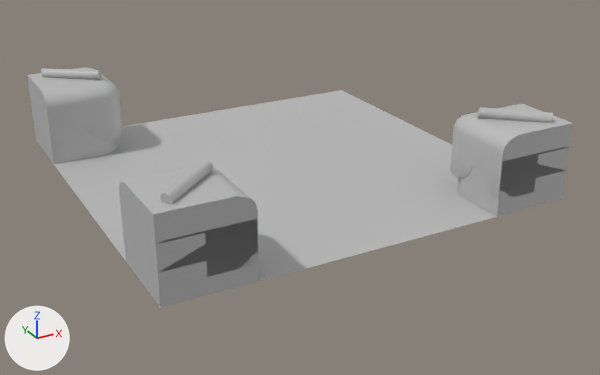
A saved change to the FBX model Assets/3_Scena 3D/Meshes/Tiles/SM_Tile_Tips_L.fbx.
One viewpoint serves both versions: a camera (50 mm lens) standing at (-0.0408, -0.2099, 0.0442) and looking at (0.001, -0.1337, 0.0062). Every picture has the same lights, and +X, +Y and +Z are marked at lower left. Where no turn or scale is listed for an object, it has been applied to the vertices.

Names of what the first picture shows: 'SM_Tile_Tips_L1', 'SM_Tile_Tips_L2'.
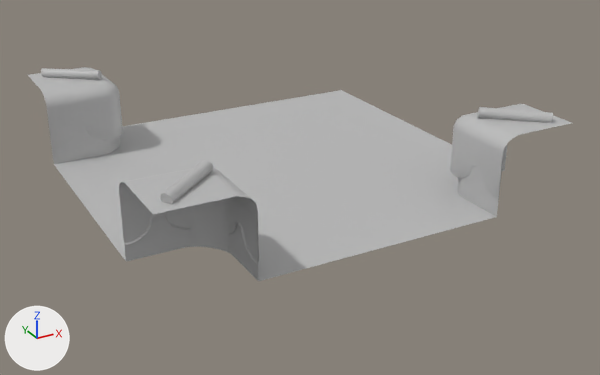
Where the newer file only moved an object's origin or applied its transform, the numbers keep the older frame.

Where the change shows, as pixel boxes (x1, y1, x2, y2) in the pictures (600 x 375 px):
'SM_Tile_Tips_L2', reshaped (11% shorter)
    before: (30, 68, 564, 308)
    after: (41, 68, 553, 281)
'SM_Tile_Tips_L1', reshaped, moved (11% shorter)
    before: (27, 67, 573, 289)
    after: (28, 67, 571, 264)
part 1 of me_mesh, deleted
    before: (498, 123, 573, 200)
part 2 of me_mesh, deleted
    before: (119, 182, 259, 289)
part 3 of me_mesh, deleted
    before: (27, 75, 52, 147)
part 4 of me_mesh_001, deleted
    before: (497, 157, 564, 217)
part 5 of me_mesh_001, deleted
    before: (120, 201, 259, 308)
part 6 of me_mesh_001, deleted
    before: (30, 95, 54, 164)

Edits to the bpy script that builds the scene:
```text
Change me_mesh:
    used by ob_sm_tile_tips_l1; location = (0.00002, -0.1301, 0.01264)
    remove me_mesh.from_pydata(...)  # 465 vertices, 468 faces; spans x -0.0225..0.0225, y -0.0225..0.0225, z -0.0034..0.0034
    add me_mesh.from_pydata(...)  # 345 vertices, 324 faces; spans x -0.0225..0.0225, y -0.0225..0.0225, z -0.0034..0.0034
    me_mesh part 1
    40 vertices are removed from x 0.0139..0.0225, y -0.0225..-0.0139, z -0.0034..0.0018
    48 faces are deleted
    me_mesh part 2
    40 vertices are removed from x -0.0225..-0.014, y -0.0225..-0.0139, z -0.0034..0.0018
    48 faces are deleted
    me_mesh part 3
    40 vertices are removed from x -0.0225..-0.014, y 0.0139..0.0225, z -0.0034..0.0018
    48 faces are deleted
    remove me_mesh.materials.append(mat_lambert1)  # grey #bcbcbc
Change me_mesh_001:
    where me_mesh_001.from_pydata(...)  # 106 vertices, 113 faces; spans x 0.0..0.045, y -0.045..0.0, z -0.0086..0.0011
    used by ob_sm_tile_tips_l2; location = (-0.0225, -0.1076, 0.01606)
    verts and faces of me_mesh_001; kept vertices keep their numbers, new ones are numbered from 106
    before: 0 (0.036, -0.045, -0.0086) at pixel (496, 216), 1 (0.036, -0.045, -0.0025) at pixel (502, 161), 2 (0.045, -0.036, -0.0086), 3 (0.045, -0.036, -0.0025), 4 (0.045, -0.045, -0.0025) at pixel (569, 145)
    before: 5 (0.045, -0.045, -0.0086) at pixel (562, 199)
    before: 35 (0.009, -0.045, -0.0086) at pixel (258, 281), 36 (0.009, -0.045, -0.0025) at pixel (257, 218), 37 (0.0, -0.036, -0.0086) at pixel (125, 261), 38 (0.0, -0.036, -0.0025) at pixel (120, 201), 39 (0.0, -0.045, -0.0025) at pixel (155, 242)
    before: 40 (0.0, -0.045, -0.0086) at pixel (160, 307)
    before: 71 (0.009, 0.0, -0.0086), 72 (0.009, 0.0, -0.0025), 73 (0.0, -0.009, -0.0086) at pixel (53, 164), 74 (0.0, -0.009, -0.0025) at pixel (47, 115), 75 (0.0, 0.0, -0.0025) at pixel (29, 94)
    before: 76 (0.0, 0.0, -0.0086) at pixel (36, 140)
    me_mesh_001 part 4
    add delete_vertices([4, 5])  # with the faces that use them
    me_mesh_001 part 5
    add delete_vertices([39, 40])  # with the faces that use them
    me_mesh_001 part 6
    add delete_vertices([75, 76])  # with the faces that use them
Change ob_sm_tile_tips_l1:
    ob_sm_tile_tips_l1.location: (0.00002, -0.1301, 0.01264) -> (0.0, -0.1301, 0.01265)
```
